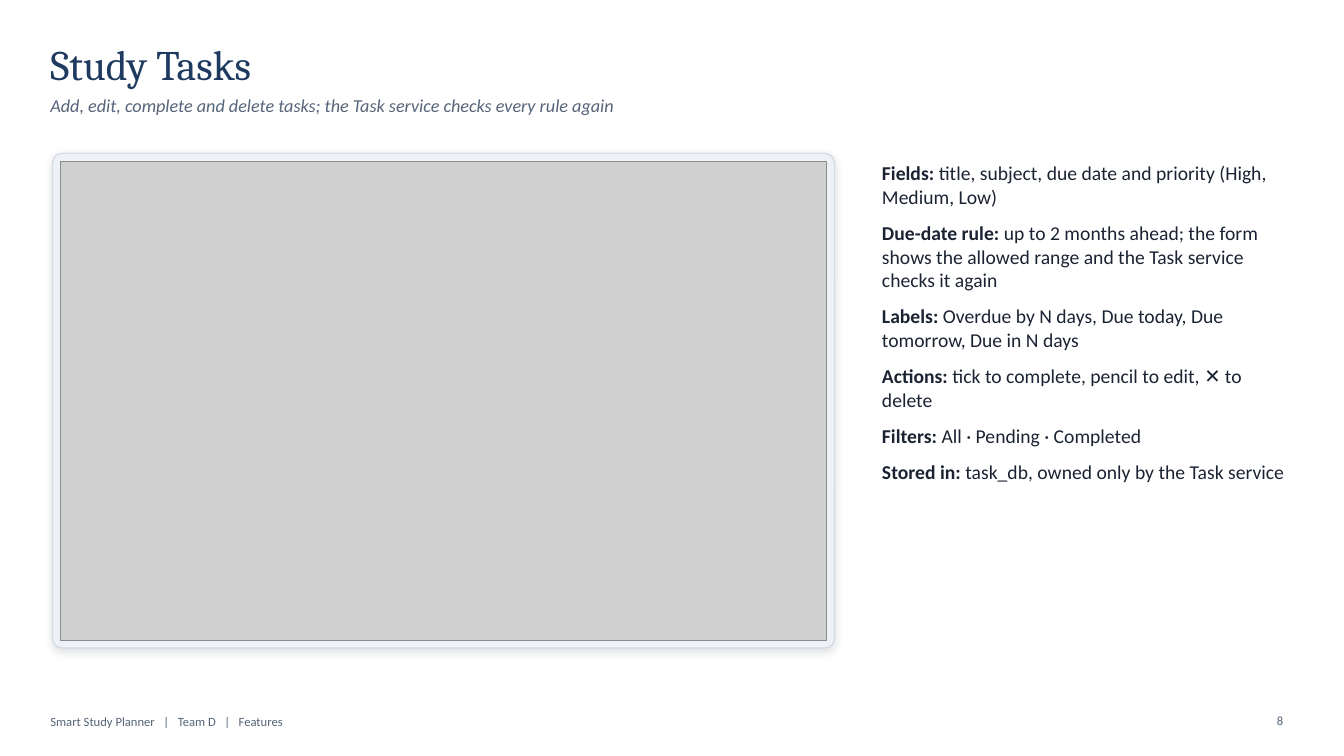
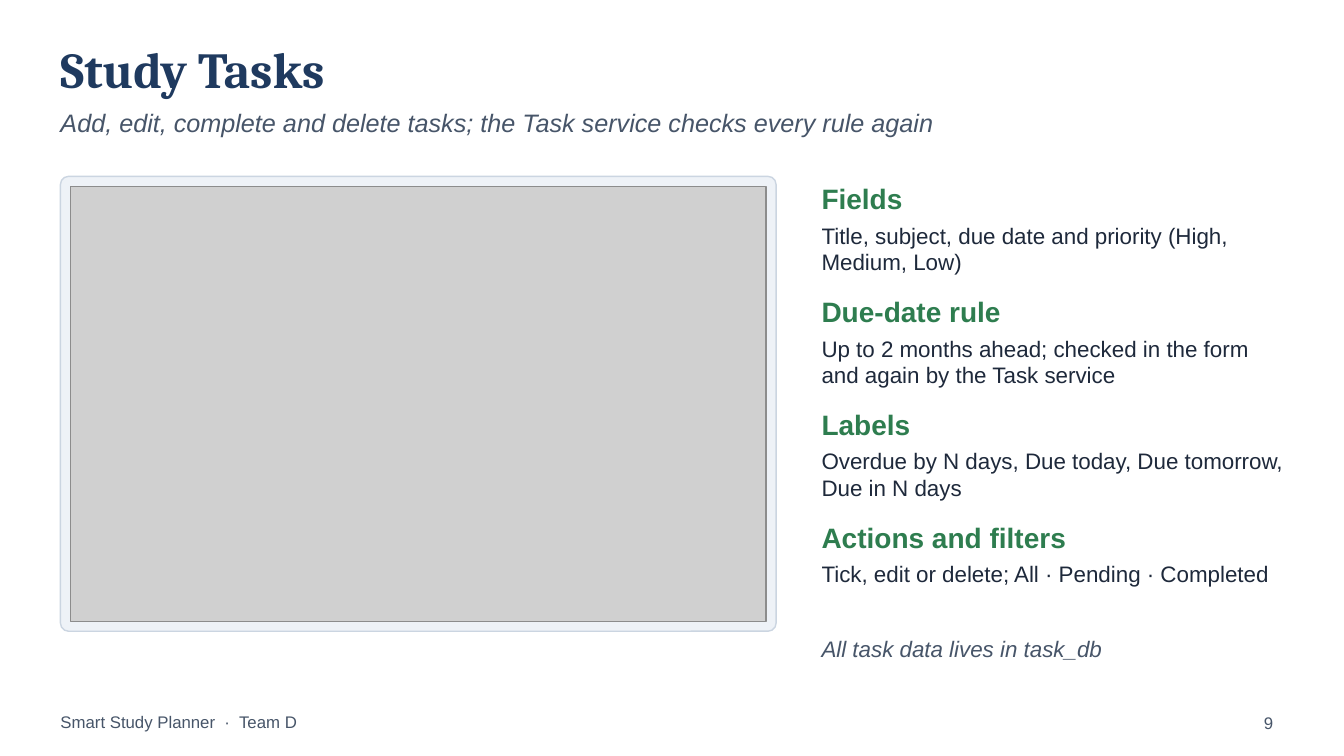
Before and after one commit to Anishpandey00/ssp-web, a slide deck: slide 9 of docs/presentations/SSP_Final_Presentation.pptx (slide 8 before the commit). Drawn at 1344x756 pixels with LibreOffice and Linux fonts; fonts in the diff are those of the drawing; grey boxes stand for pictures. Boxes give left, top, right and bottom in pixels: in the first picture for what was removed or moved away, otherwise in the second. Text is boxed around its words. In the diff, an @@ line names an element or a change of style, - is before the commit and + after.

```diff
--- a/docs/presentations/SSP_Final_Presentation.pptx
+++ b/docs/presentations/SSP_Final_Presentation.pptx
@@ title "Study Tasks": place and size @@
-title "Study Tasks" at box(50, 51, 251, 89)
+title "Study Tasks" at box(60, 53, 325, 99)
@@ title "Study Tasks" at box(60, 53, 325, 99): size 30 to 36 pt, bold on @@
@@ text "Add, edit, complete and delete ...": place and size @@
-text "Add, edit, complete and delete ..." at box(50, 99, 614, 115)
+text "Add, edit, complete and delete ..." at box(60, 113, 933, 137)
@@ text "Add, edit, complete and delete ..." at box(60, 113, 933, 137): size 13 to 18 pt, font Calibri to Arial, text colour #56657A to #475569; more space between paragraphs @@
@@ rounded rectangle: place and size @@
-rounded rectangle at box(52, 153, 835, 648)
+rounded rectangle at box(60, 176, 776, 631)
@@ rounded rectangle at box(60, 176, 776, 631): outline #D5DCE6 1 pt to #CBD5E1 1 pt; shadow off; proportions changed @@
@@ text removed at box(882, 166, 1284, 482) @@
-• Fields: title, subject, due date and priority (High, Medium, Low)
-• Due-date rule: up to 2 months ahead; the form shows the allowed range and the Task service checks it again
-• Labels: Overdue by N days, Due today, Due tomorrow, Due in N days
-• Actions: tick to complete, pencil to edit, ✕ to delete
-• Filters: All · Pending · Completed
-• Stored in: task_db, owned only by the Task service
@@ picture: place and size @@
-picture at box(60, 161, 827, 640)
+picture at box(71, 187, 766, 621)
@@ text added at box(822, 188, 903, 210), 20 pt, text #2E7D4F, bold @@
+Fields
@@ text added at box(822, 227, 1228, 275), 16 pt, text #1E293B @@
+Title, subject, due date and priority (High, Medium, Low)
@@ text added at box(822, 301, 1000, 323), 20 pt, text #2E7D4F, bold @@
+Due-date rule
@@ text added at box(822, 340, 1249, 388), 16 pt, text #1E293B @@
+Up to 2 months ahead; checked in the form and again by the Task service
@@ text added at box(822, 414, 911, 436), 20 pt, text #2E7D4F, bold @@
+Labels
@@ text added at box(822, 452, 1283, 501), 16 pt, text #1E293B @@
+Overdue by N days, Due today, Due tomorrow, Due in N days
@@ text added at box(822, 527, 1066, 549), 20 pt, text #2E7D4F, bold @@
+Actions and filters
@@ text added at box(822, 565, 1268, 587), 16 pt, text #1E293B @@
+Tick, edit or delete; All · Pending · Completed
@@ text added at box(822, 640, 1102, 660), 16 pt, text #475569, italic @@
+All task data lives in task_db
@@ text at box(60, 716, 297, 732): text changed; size 9 to 12 pt; font Calibri to Arial; text colour #56657A to #475569 @@
-Smart Study Planner | Team D | Features
+Smart Study Planner · Team D
@@ page number added at box(1264, 717, 1273, 729), 12 pt, text #475569 @@
+9
@@ page number removed at box(1277, 716, 1283, 725) @@
-8
```
Also in this commit, not shown: 20 other slides changed, 9 slides added, 8 slides removed.
